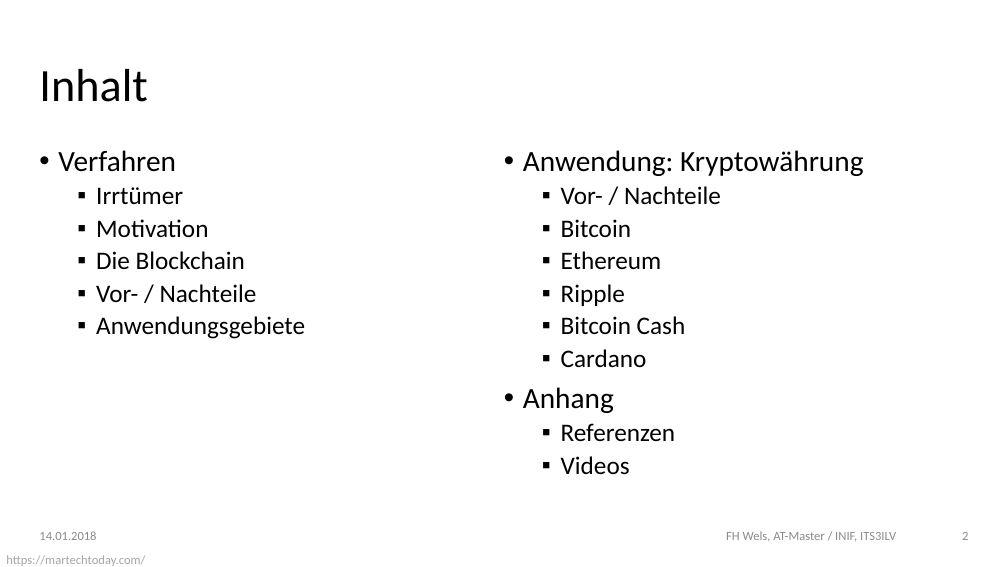
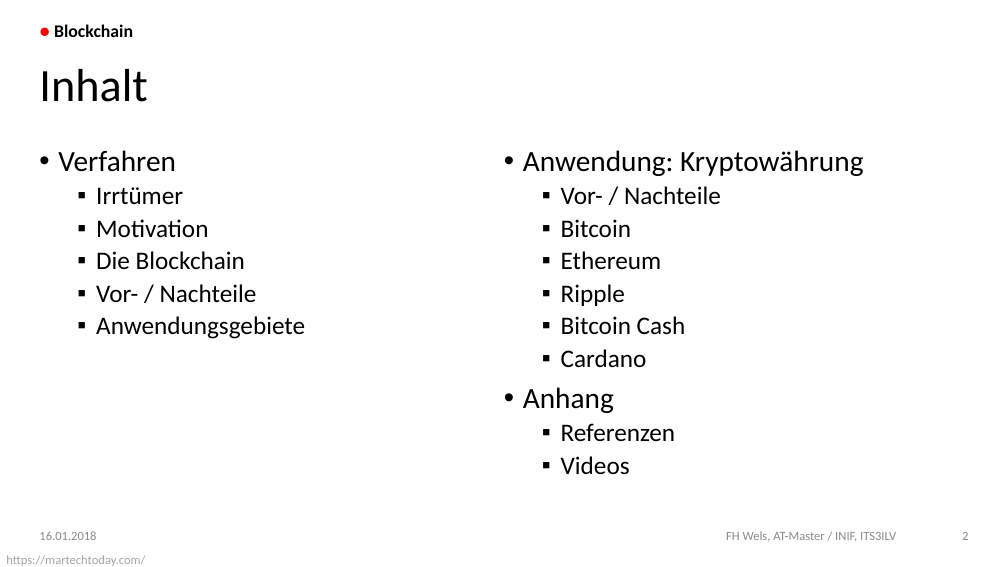
Before and after one commit to DoSchoe/ITS, a slide deck: slide 2 of Präsentation/Blockchain – Technologie.pptx. Drawn at 1008x567 pixels with LibreOffice and Linux fonts; fonts in the diff are those of the drawing; background and template pictures are left out. Boxes give left, top, right and bottom in pixels: in the first picture for what was removed or moved away, otherwise in the second. Text is boxed around its words. In the diff, an @@ line names an element or a change of style, - is before the commit and + after.

```diff
--- a/Präsentation/Blockchain – Technologie.pptx
+++ b/Präsentation/Blockchain – Technologie.pptx
@@ text added at (x1=54, y1=24, x2=133, y2=37), 16 pt, text #000000, bold @@
+● Blockchain
@@ text at (x1=39, y1=531, x2=96, y2=540): text changed @@
-14.01.2018
+16.01.2018
```
Also in this commit, not shown: 17 other slides changed, 3 slides added.
